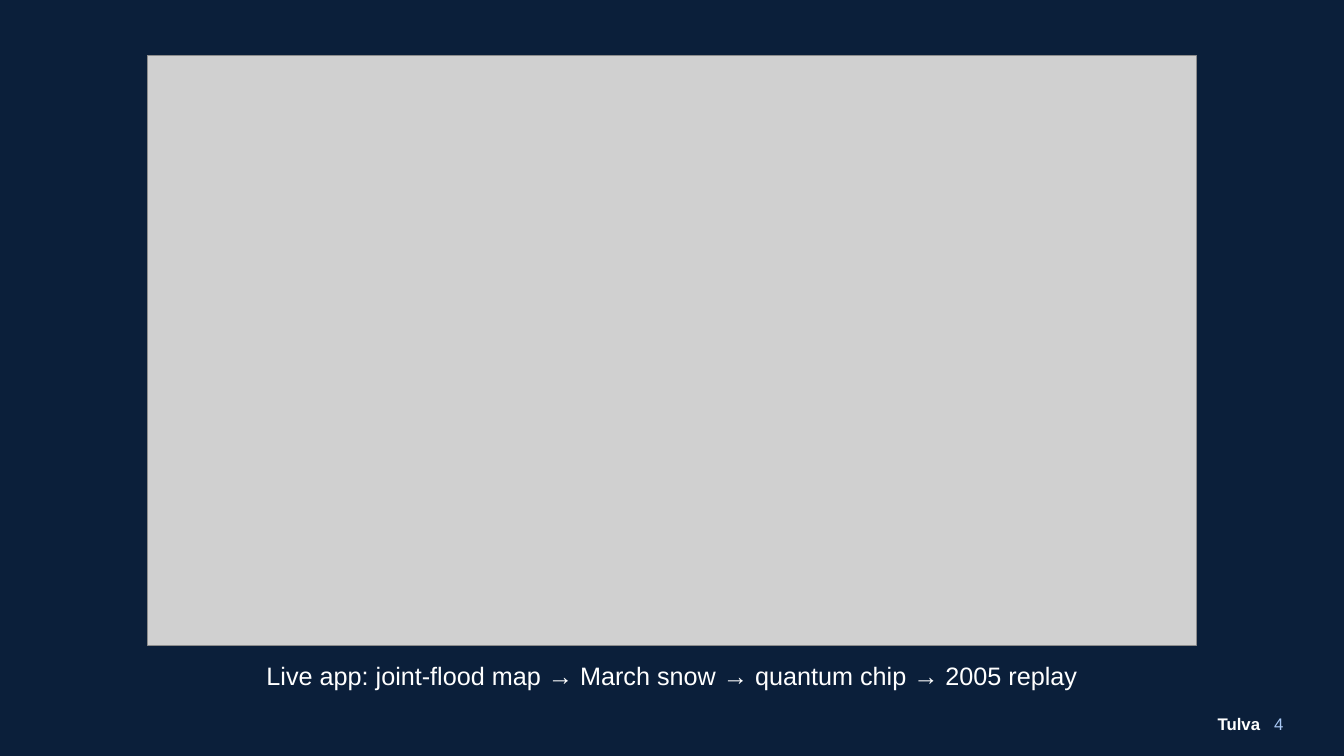
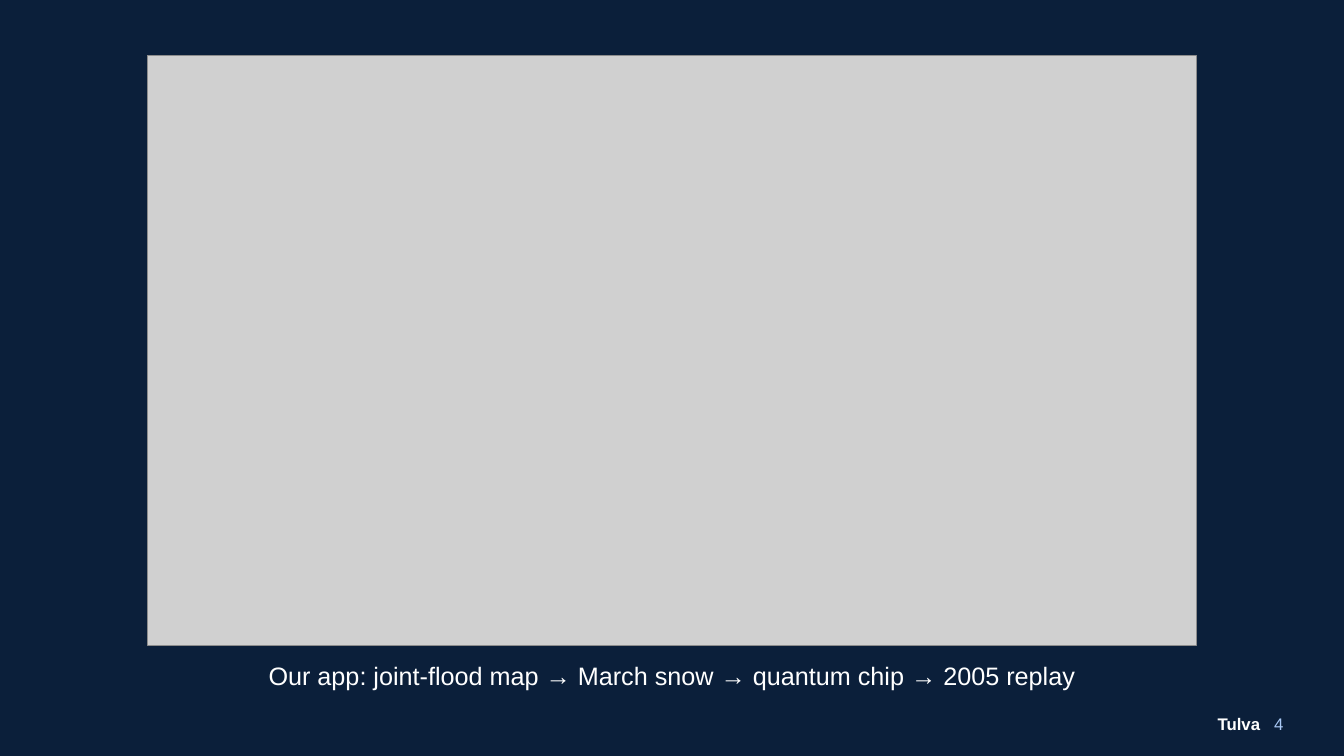
Before and after one commit to Zawaer/tulva, a slide deck: slide 4 of deck/Tulva_QxF2026.pptx. Drawn at 1344x756 pixels with LibreOffice and Linux fonts; fonts in the diff are those of the drawing; grey boxes stand for pictures. Boxes give left, top, right and bottom in pixels: in the first picture for what was removed or moved away, otherwise in the second. Text is boxed around its words. In the diff, an @@ line names an element or a change of style, - is before the commit and + after.

```diff
--- a/deck/Tulva_QxF2026.pptx
+++ b/deck/Tulva_QxF2026.pptx
@@ text at (x1=269, y1=666, x2=1075, y2=691): text changed @@
-Live app: joint-flood map → March snow → quantum chip → 2005 replay
+Our app: joint-flood map → March snow → quantum chip → 2005 replay
```
Also in this commit, not shown: 5 other slides changed, 23 other files.
